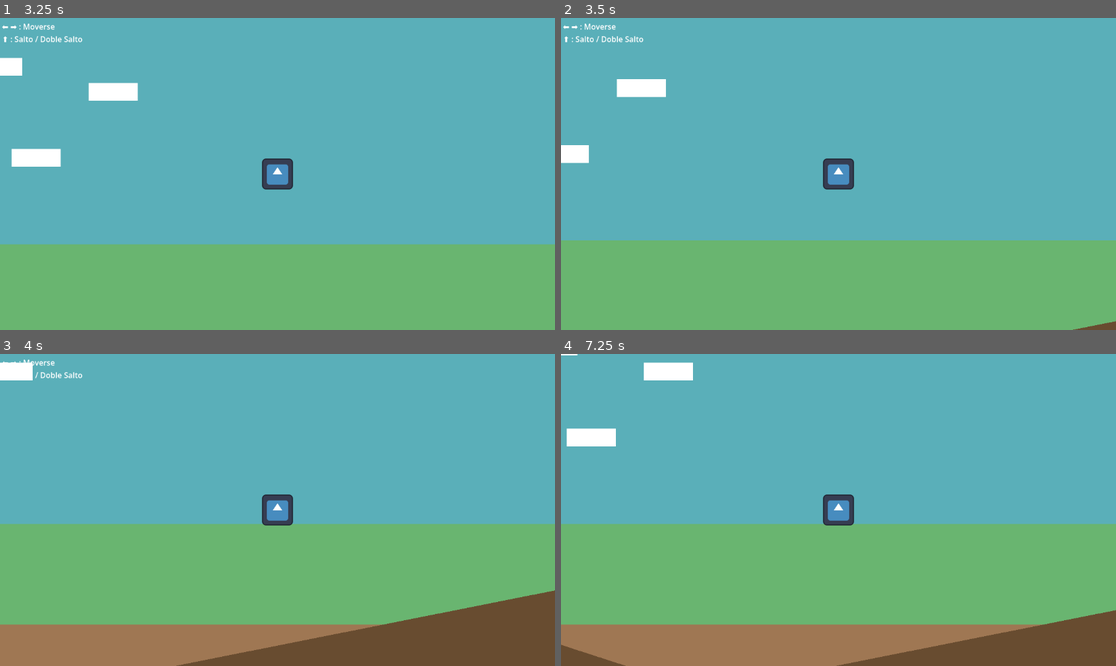
Above: before the commit, frames 1-4 (two rows, left to right).
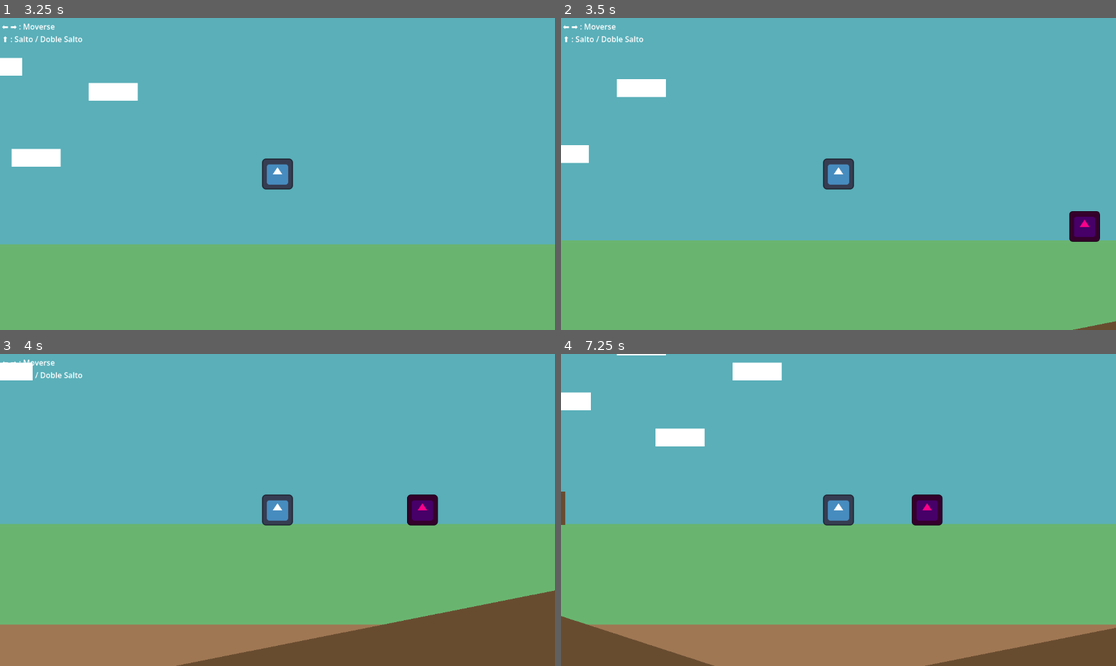
Above: after the commit, the same moments.

Repository: MESManagment/Actividad4_mov2d_por_roles
Game: Godot game, scene res://mundo.tscn
Two runs of this game, one before a commit and one after it. Both use one fixed random seed, a clock stepped at 60 frames per second and the inputs below. The engine's default icon, where the game draws it, is replaced by a stand-in: a white triangle on a blue panel in a dark square.
Inputs:
- Up to frame 1 (3.25 s): hold Up (ui_up) 0.53-1.28 s; hold Right (ui_right) 0.53-2.03 s; tap Up (ui_up) at 1.35, 1.52, 1.82, 2.85, 3.02 s; hold Left (ui_left) 2.03-2.78 s; hold Up (ui_up) 2.03-2.78 s; hold Right (ui_right) from 2.78 s (still down)
- Up to frame 2 (3.5 s): keep holding Right (ui_right); tap Up (ui_up) at 3.32 s
- Up to frame 3 (4 s): keep holding Right (ui_right); hold Up (ui_up) from 3.53 s (still down)
- Up to frame 4 (7.25 s): release Right (ui_right) at 4.28 s; release Up (ui_up) at 4.28 s; hold Left (ui_left) 4.28-5.03 s; tap Up (ui_up) at 4.35, 4.52, 4.82, 5.85, 6.02, 6.32 s; hold Right (ui_right) 5.03-5.78 s; hold Up (ui_up) 5.03-5.78 s; hold Left (ui_left) from 5.78 s (still down); hold Up (ui_up) from 6.53 s (still down)

Frame 1 is identical in both runs. In frame 2, 0.5% of the frame differs, in the area x 91-98%, y 61-72%; in frame 3, 0.6%; in frame 4, 7.3%, in the area x 0-100%, y 0-100%.

Commit message:
IA de enemigo con gravedad y sistema de daño

Diff:
--- /dev/null
+++ b/r-plica-de-movimiento-super-mario-bros.-u-deluxe/enemigo.gd
@@ -0,0 +1,76 @@
+extends CharacterBody2D
+
+@export_group("IA de Movimiento")
+@export var speed: float = 200.0
+@export var detection_range: float = 250.0
+@export var attack_range: float = 65.0
+
+@export_group("Ruta de Patrullaje")
+@export var patrol_points: Array[Node2D]
+
+enum State { PATROL, CHASE, ATTACK }
+var current_state: State = State.PATROL
+var target_index: int = 0
+var player: CharacterBody2D = null
+var gravity: float = 1200.0 # Fuerza de gravedad
+
+func _ready() -> void:
+	player = get_tree().get_first_node_in_group("player")
+
+func _physics_process(delta: float) -> void:
+	# GRAVEDAD
+	if not is_on_floor():
+		velocity.y += gravity * delta
+
+	# LOGICA DE ESTADOS
+	match current_state:
+		State.PATROL:
+			patrol_state()
+		State.CHASE:
+			chase_state()
+		State.ATTACK:
+			attack_state()
+
+	# EJECUTAR MOVIMIENTO
+	move_and_slide()
+
+	# GIRAR SPRITE SEGUN DIRECCION
+	if velocity.x != 0:
+		$Sprite2D.flip_h = velocity.x < 0
+
+func patrol_state():
+	if patrol_points.is_empty(): return
+
+	var target = patrol_points[target_index].global_position
+	var direction = sign(target.x - global_position.x)
+	velocity.x = direction * (speed * 0.6)
+
+	if abs(global_position.x - target.x) < 20:
+		target_index = (target_index + 1) % patrol_points.size()
+
+	if player and global_position.distance_to(player.global_position) < detection_range:
+		current_state = State.CHASE
+
+func chase_state():
+	if not player: return
+
+	var direction = sign(player.global_position.x - global_position.x)
+	velocity.x = direction * speed
+
+	# Si entra en rango de ataque
+	if global_position.distance_to(player.global_position) < attack_range:
+		current_state = State.ATTACK
+
+	# Si el jugador se aleja mucho
+	if global_position.distance_to(player.global_position) > detection_range * 1.1:
+		current_state = State.PATROL
+
+func attack_state():
+	velocity.x = 0 # Se detiene para atacar
+
+	# Mensaje de daño
+	print("¡EL ENEMIGO TE ESTÁ DAÑANDO!")
+
+	# Logica para salir del ataque si el jugador se aleja
+	if player and global_position.distance_to(player.global_position) > attack_range + 20:
+		current_state = State.CHASE
--- /dev/null
+++ b/r-plica-de-movimiento-super-mario-bros.-u-deluxe/enemigo.tscn
@@ -0,0 +1,21 @@
+[gd_scene format=3 uid="uid://by7g5u0tj8fc8"]
+
+[ext_resource type="Script" uid="uid://ceuvf3g5okdtm" path="res://enemigo.gd" id="1_a5tj2"]
+[ext_resource type="Texture2D" uid="uid://b51glenxcst41" path="res://icon.svg" id="2_moxti"]
+
+[sub_resource type="RectangleShape2D" id="RectangleShape2D_bnx68"]
+size = Vector2(64, 11.347521)
+
+[node name="Enemigo" type="CharacterBody2D" unique_id=1627501470]
+script = ExtResource("1_a5tj2")
+speed = 280.0
+
+[node name="Sprite2D" type="Sprite2D" parent="." unique_id=2063871689]
+modulate = Color(0.98237675, 1.540184e-06, 0.54285276, 1)
+scale = Vector2(0.5, 0.5)
+texture = ExtResource("2_moxti")
+
+[node name="CollisionShape2D" type="CollisionShape2D" parent="." unique_id=477618450]
+position = Vector2(0, 6.556511e-07)
+scale = Vector2(1, 5.639999)
+shape = SubResource("RectangleShape2D_bnx68")
--- a/r-plica-de-movimiento-super-mario-bros.-u-deluxe/jugador.gd
+++ b/r-plica-de-movimiento-super-mario-bros.-u-deluxe/jugador.gd
@@ -1,51 +1,50 @@
 extends CharacterBody2D
 
-@export var max_speed = 300.0
-@export var acceleration = 700.0
-@export var friction = 600.0
-@export var skid_force = 1600.0
-@export var jump_force = -450.0
-@export var spin_jump_force = -400.0
+# CONFIGURACION
+@export_group("Movimiento Horizontal")
+@export var max_speed: float = 300.0
+@export var acceleration: float = 700.0
+@export var friction: float = 600.0
+@export var skid_force: float = 1600.0
 
-var gravity = 1300.0
-var jump_count = 0
-var max_jumps = 2
-var was_jump_pressed = false
+@export_group("Salto")
+@export var jump_force: float = -450.0
+@export var spin_jump_force: float = -400.0
+@export var max_jumps: int = 2
+@export var gravity: float = 1300.0
 
-func _ready():
-	# Espera 5 segundos y luego borra el cartel de instrucciones
-	await get_tree().create_timer(5.0).timeout
-	$CanvasLayer.queue_free()
+# ESTADOS
+enum State { IDLE, RUNNING, JUMPING, FALLING }
+var current_state: State = State.IDLE
 
-func _physics_process(delta):
-	# 1. Gravedad
+# VARIABLES
+var jump_count: int = 0
+var was_jump_pressed: bool = false
+
+func _ready() -> void:
+	# Limpieza de UI inicial
+	if has_node("CanvasLayer"):
+		await get_tree().create_timer(5.0).timeout
+		$CanvasLayer.queue_free()
+
+func _physics_process(delta: float) -> void:
+	apply_gravity(delta)
+	handle_input(delta)
+	update_state_machine()
+	move_and_slide()
+	update_animations()
+
+# FUNCIONES DE LOGICA
+
+func apply_gravity(delta: float) -> void:
 	if not is_on_floor():
 		velocity.y += gravity * delta
 	else:
 		jump_count = 0
 
-	# 2. Detectar Teclas Físicas (Flechas)
-	var pressing_right = Input.is_physical_key_pressed(KEY_RIGHT)
-	var pressing_left = Input.is_physical_key_pressed(KEY_LEFT)
-	var pressing_jump = Input.is_physical_key_pressed(KEY_UP)
-
-	# 3. Lógica de Salto
-	if pressing_jump and not was_jump_pressed:
-		if is_on_floor():
-			velocity.y = jump_force
-			jump_count = 1
-		elif jump_count < max_jumps:
-			velocity.y = spin_jump_force
-			jump_count += 1
-
-	was_jump_pressed = pressing_jump
-
-	# 4. Movimiento Horizontal
-	var direction = 0
-	if pressing_right:
-		direction += 1
-	if pressing_left:
-		direction -= 1
+func handle_input(delta: float) -> void:
+	# Movimiento Horizontal
+	var direction := Input.get_axis("ui_left", "ui_right")
 
 	if direction != 0:
 		if velocity.x != 0 and sign(direction) != sign(velocity.x):
@@ -55,8 +54,28 @@
 	else:
 		velocity.x = move_toward(velocity.x, 0, friction * delta)
 
-	move_and_slide()
+	# Logica de Salto
+	var pressing_jump := Input.is_action_pressed("ui_up")
+	if pressing_jump and not was_jump_pressed:
+		if is_on_floor() or jump_count < max_jumps:
+			velocity.y = jump_force if is_on_floor() else spin_jump_force
+			jump_count += 1
 
-	# Girar el sprite según la dirección
+	was_jump_pressed = pressing_jump
+
+func update_state_machine() -> void:
+	# Cambiamos de estado segun lo que esta pasando
+	if not is_on_floor():
+		if velocity.y < 0:
+			current_state = State.JUMPING
+		else:
+			current_state = State.FALLING
+	else:
+		if velocity.x == 0:
+			current_state = State.IDLE
+		else:
+			current_state = State.RUNNING
+
+func update_animations() -> void:
 	if velocity.x != 0:
 		$Sprite2D.flip_h = velocity.x < 0
--- a/r-plica-de-movimiento-super-mario-bros.-u-deluxe/mundo.tscn
+++ b/r-plica-de-movimiento-super-mario-bros.-u-deluxe/mundo.tscn
@@ -1,6 +1,7 @@
 [gd_scene format=3 uid="uid://kl07ey8xwddk"]
 
 [ext_resource type="PackedScene" uid="uid://olwm7bm0o2lk" path="res://jugador.tscn" id="1_6ba58"]
+[ext_resource type="PackedScene" uid="uid://by7g5u0tj8fc8" path="res://enemigo.tscn" id="2_lgngo"]
 
 [sub_resource type="RectangleShape2D" id="RectangleShape2D_lgngo"]
 size = Vector2(2112, 169)
@@ -184,5 +185,16 @@
 position = Vector2(61.5, 36)
 shape = SubResource("RectangleShape2D_fw4w5")
 
-[node name="Jugador" parent="." unique_id=1932978171 instance=ExtResource("1_6ba58")]
+[node name="Jugador" parent="." unique_id=1932978171 groups=["player"] instance=ExtResource("1_6ba58")]
 position = Vector2(554, 499)
+
+[node name="Marker2D" type="Marker2D" parent="." unique_id=2108482188]
+position = Vector2(1613, 543)
+
+[node name="Marker2D" type="Marker2D" parent="Marker2D" unique_id=1659846806]
+position = Vector2(-1390, -2)
+
+[node name="Enemigo" parent="." unique_id=1627501470 node_paths=PackedStringArray("patrol_points") instance=ExtResource("2_lgngo")]
+position = Vector2(1334, 555)
+speed = 200.0
+patrol_points = [NodePath("../Marker2D"), NodePath("../Marker2D/Marker2D")]
Not shown, added: r-plica-de-movimiento-super-mario-bros.-u-deluxe/enemigo.gd.uid
